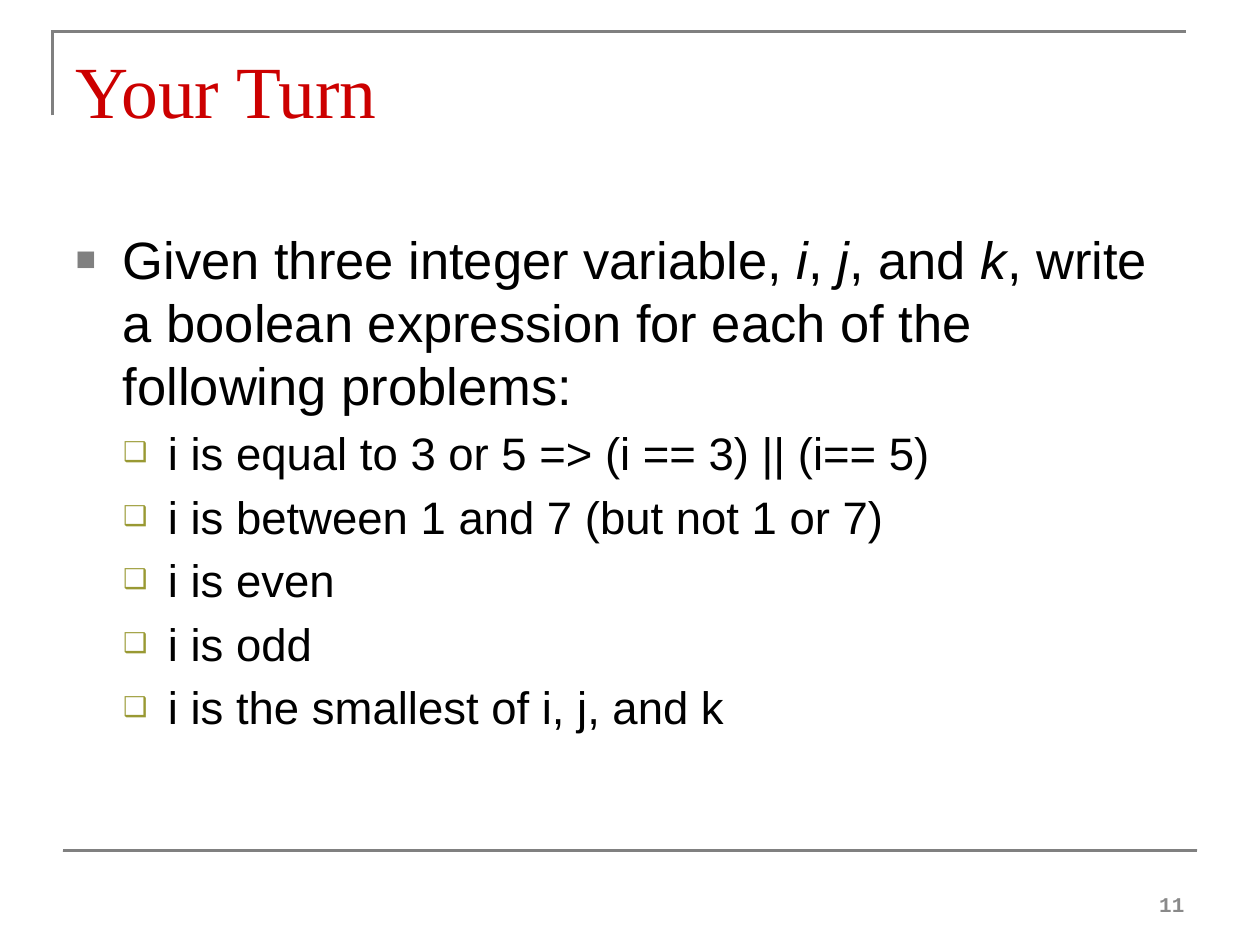
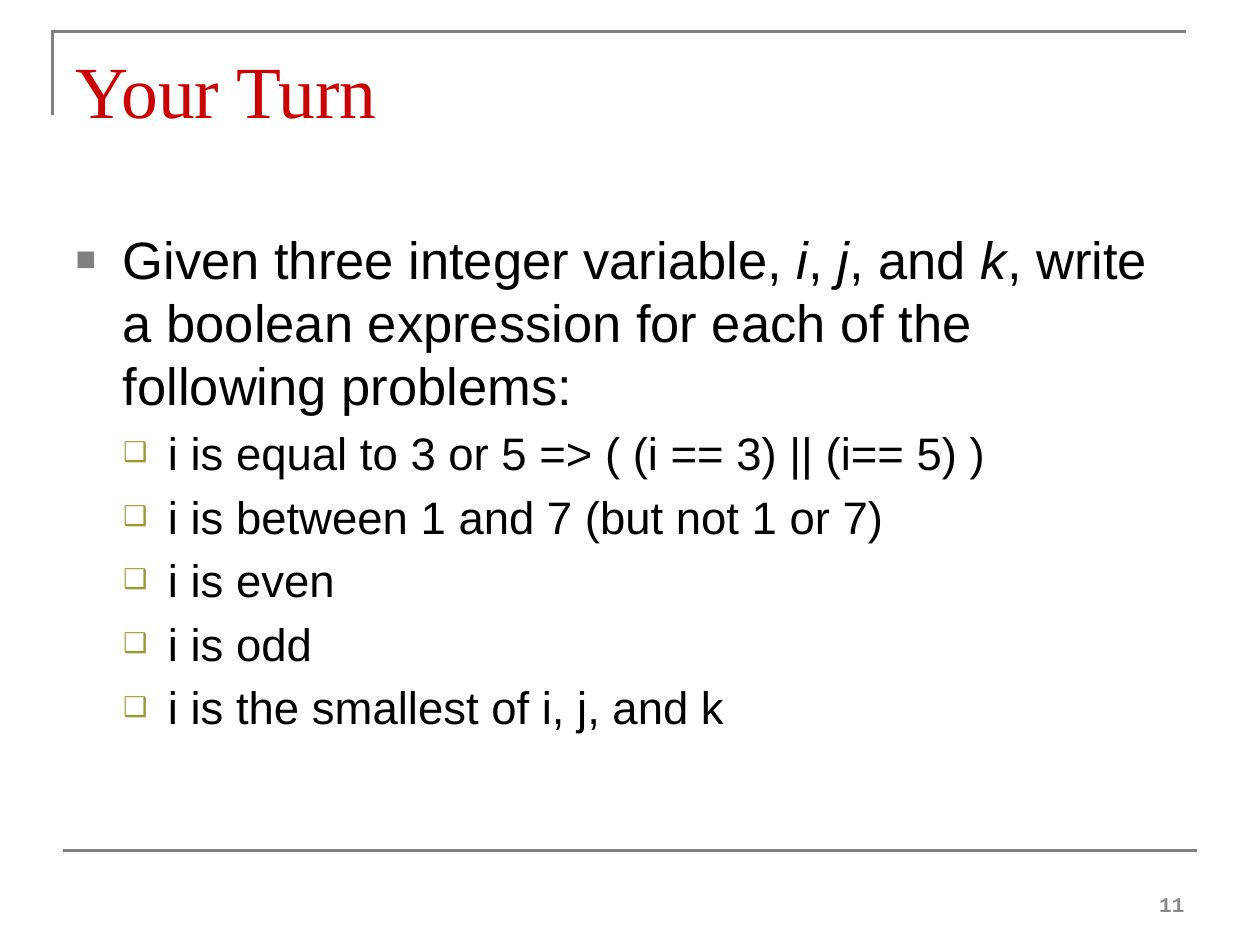
Before and after one commit to prashantserai/prashantserai.github.io, a slide deck: slide 11 of files/03Branching.pptx. Drawn at 1260x945 pixels with LibreOffice and Linux fonts; fonts in the diff are those of the drawing. Boxes give left, top, right and bottom in pixels: in the first picture for what was removed or moved away, otherwise in the second. Text is boxed around its words. In the diff, an @@ line names an element or a change of style, - is before the commit and + after.

```diff
--- a/files/03Branching.pptx
+++ b/files/03Branching.pptx
@@ text at <box>168,437,957,479</box>: text changed @@
-  ❑ i is equal to 3 or 5 => (i == 3) || (i== 5)
+  ❑ i is equal to 3 or 5 => ( (i == 3) || (i== 5) )
```
Also in this commit, not shown: 2 slides added, 1 slide removed.
